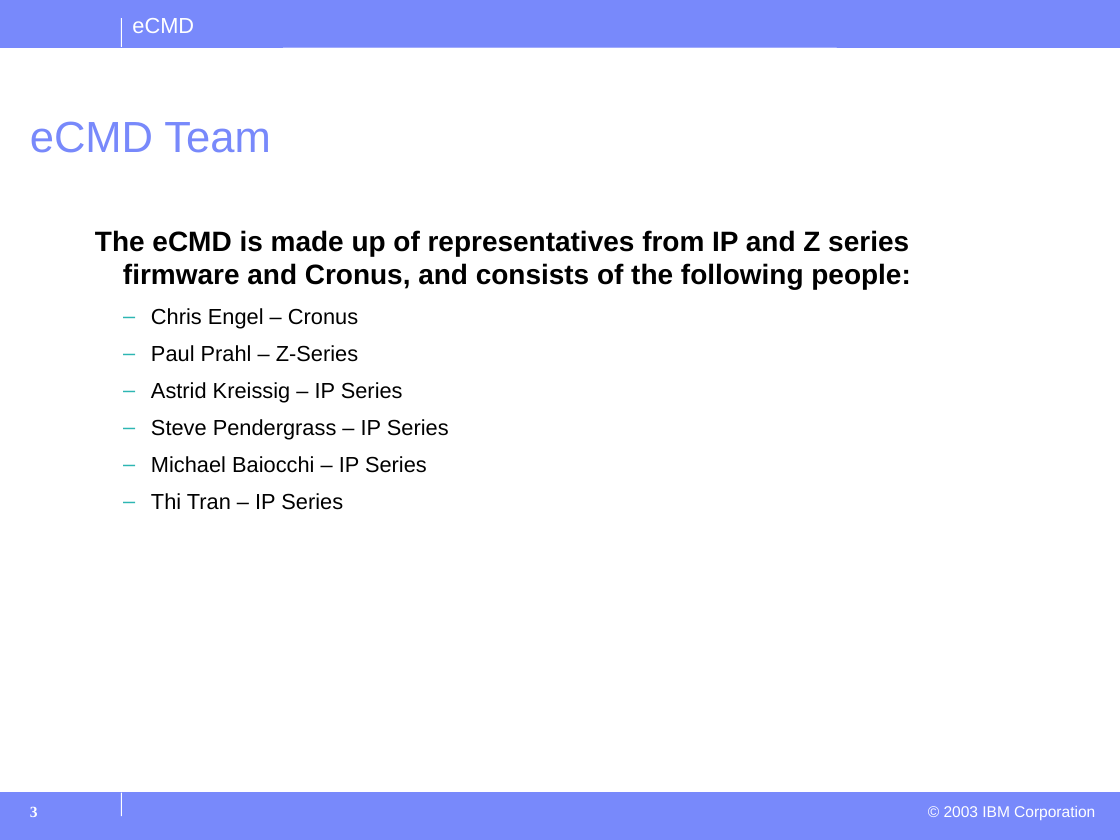
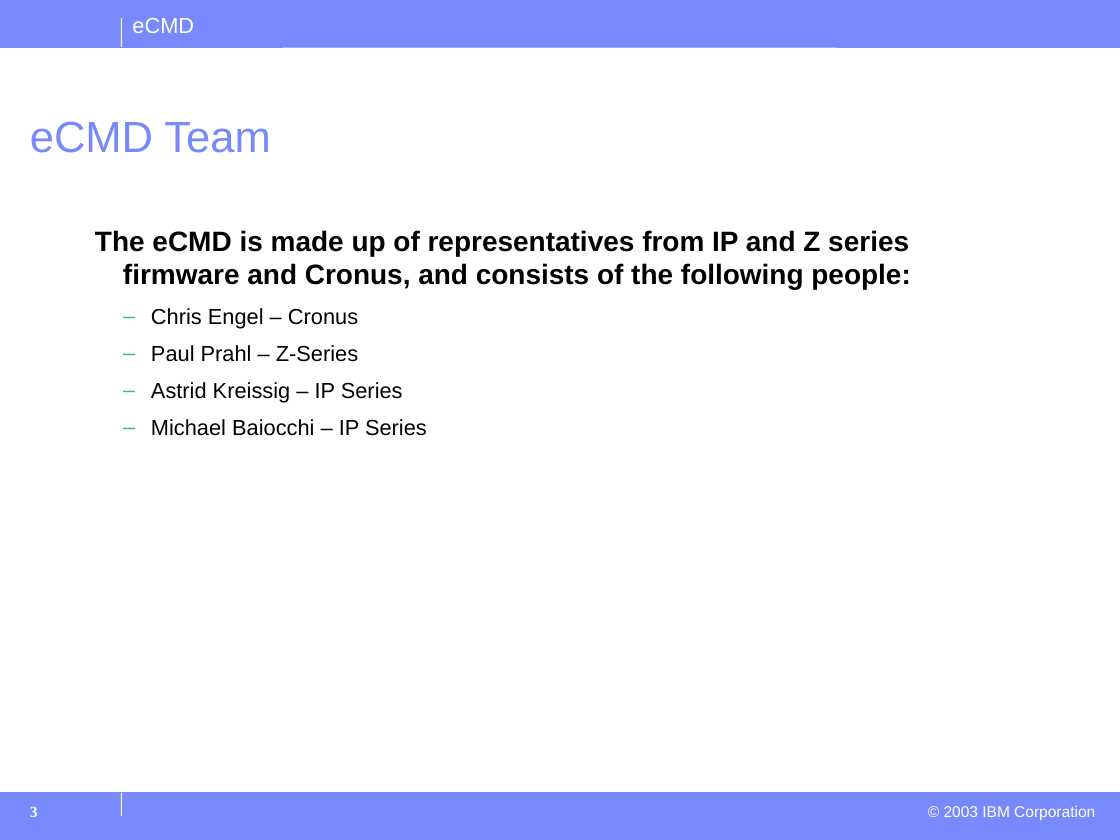
Before and after one commit to thejta/eCMD, a slide deck: slide 3 of docs/eCMDIntro.ppt. Drawn at 1120x840 pixels with LibreOffice and Linux fonts; fonts in the diff are those of the drawing; background and template pictures are left out. Boxes give left, top, right and bottom in pixels: in the first picture for what was removed or moved away, otherwise in the second. Text is boxed around its words. In the diff, an @@ line names an element or a change of style, - is before the commit and + after.

Commit message:
minor updates

```diff
--- a/docs/eCMDIntro.ppt
+++ b/docs/eCMDIntro.ppt
@@ text at box(151, 419, 449, 440): paragraph removed @@
-  – Steve Pendergrass – IP Series
@@ text at box(151, 493, 343, 510): paragraph removed @@
-  – Thi Tran – IP Series
```
Also in this commit, not shown: 2 other slides changed, 1 slide added.
